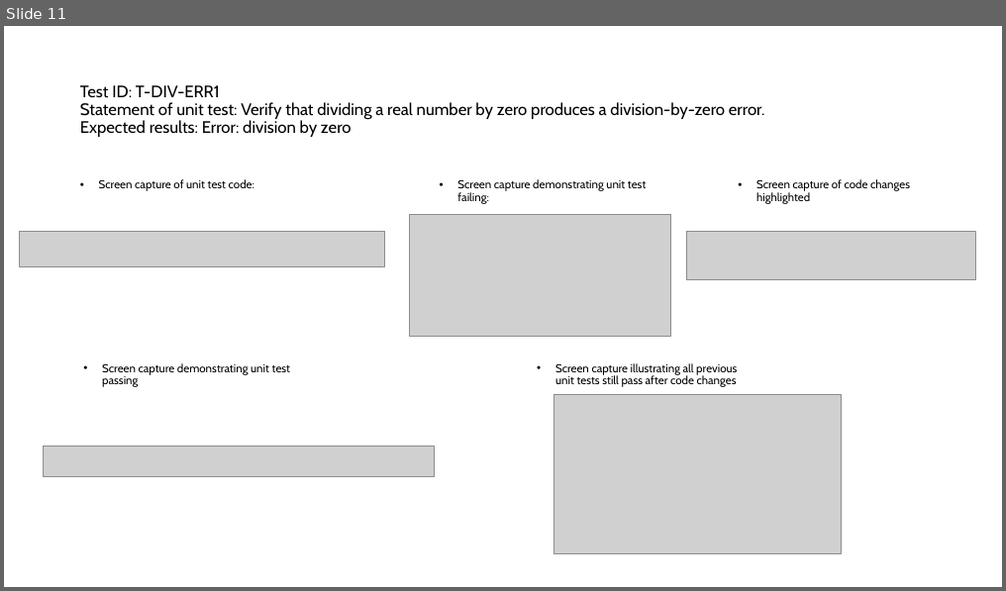
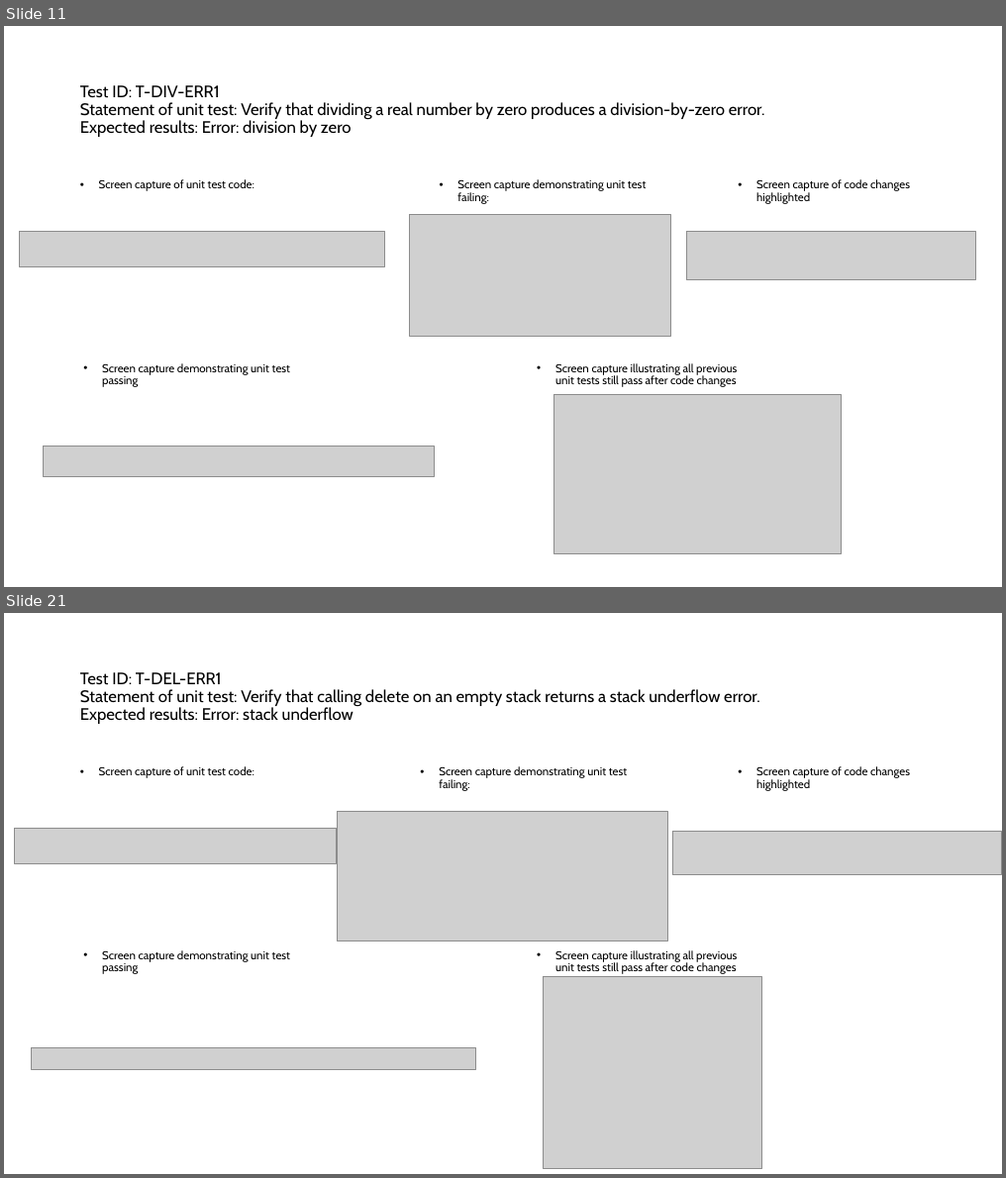
Before and after one commit to ykl1r0/ecse428-assignment-a, a slide deck: powerpoint-to-submit/ecse-428-assignment-a.pptx. Shown one above the other, each under a label of ours: slide 11 before the commit, slides 11 and 21 after it; the slides between them are not shown. The pictures are 1006x591 and 1006x1178 pixels, drawn with LibreOffice and Linux fonts; fonts in the diff are those of the drawing; grey boxes stand for pictures. Boxes give left, top, right and bottom in pixels: in the first picture for what was removed or moved away, otherwise in the second. Text is boxed around its words. In the diff, an @@ line names an element or a change of style, - is before the commit and + after.

```diff
--- a/powerpoint-to-submit/ecse-428-assignment-a.pptx
+++ b/powerpoint-to-submit/ecse-428-assignment-a.pptx
@@ slide 21 added at (x1=4, y1=613, x2=1002, y2=1174), background #FFFFFF @@
@@ title added at (x1=80, y1=672, x2=760, y2=724), 16 pt, text #000000 @@
+Test ID: T-DEL-ERR1
+Statement of unit test: Verify that calling delete on an empty stack returns a stack underflow error.
+Expected results: Error: stack underflow
@@ text added at (x1=99, y1=766, x2=254, y2=778), 11 pt, text #000000 @@
+• Screen capture of unit test code:
@@ text added at (x1=439, y1=766, x2=627, y2=791), 11 pt, text #000000 @@
+• Screen capture demonstrating unit test failing:
@@ text added at (x1=756, y1=766, x2=910, y2=791), 11 pt, text #000000 @@
+• Screen capture of code changes highlighted
@@ picture added at (x1=338, y1=811, x2=667, y2=942) @@
@@ picture added at (x1=15, y1=829, x2=337, y2=864) @@
@@ picture added at (x1=672, y1=831, x2=1001, y2=875) @@
@@ text added at (x1=102, y1=951, x2=290, y2=974), 11 pt, text #000000 @@
+• Screen capture demonstrating unit test passing
@@ text added at (x1=555, y1=951, x2=737, y2=974), 11 pt, text #000000 @@
+• Screen capture illustrating all previous unit tests still pass after code changes
@@ picture added at (x1=543, y1=977, x2=761, y2=1169) @@
@@ picture added at (x1=31, y1=1048, x2=476, y2=1069) @@
```
Also in this commit, not shown: 9 other slides added, 1 slide removed, 1 other file.
